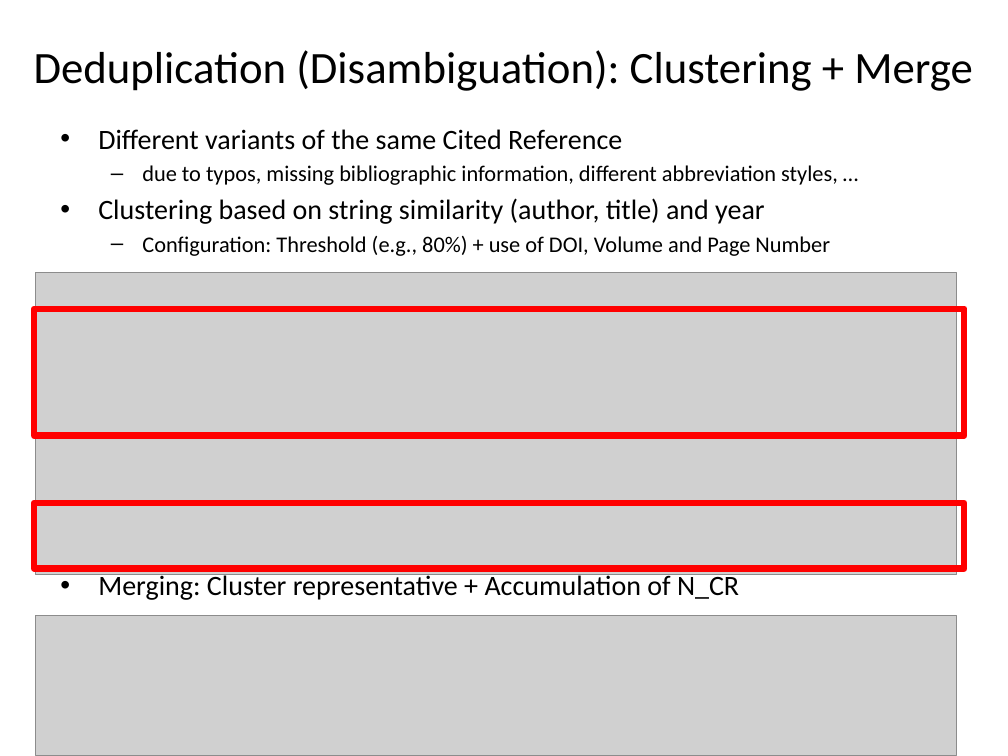
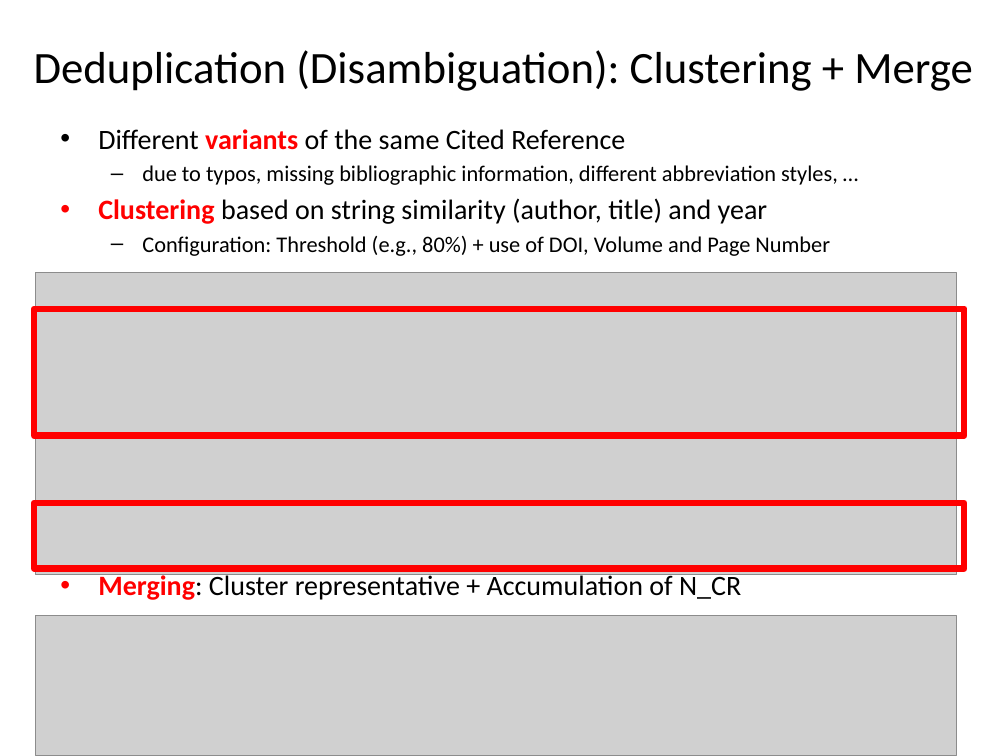
Before and after one commit to andreas-thor/cre, a slide deck: slide 6 of docs/slides/cre_overview.pptx (slide 7 before the commit). Drawn at 1008x756 pixels with LibreOffice and Linux fonts; fonts in the diff are those of the drawing; grey boxes stand for pictures. Boxes give left, top, right and bottom in pixels: in the first picture for what was removed or moved away, otherwise in the second. Text is boxed around its words. In the diff, an @@ line names an element or a change of style, - is before the commit and + after.

```diff
--- a/docs/slides/cre_overview.pptx
+++ b/docs/slides/cre_overview.pptx
@@ text at (98,129,767,600): text colour #000000 to #FF0000, bold on in "variants", "Clustering", "Merging:" @@
```
Also in this commit, not shown: 7 other slides changed, 2 slides added, 3 slides removed.
